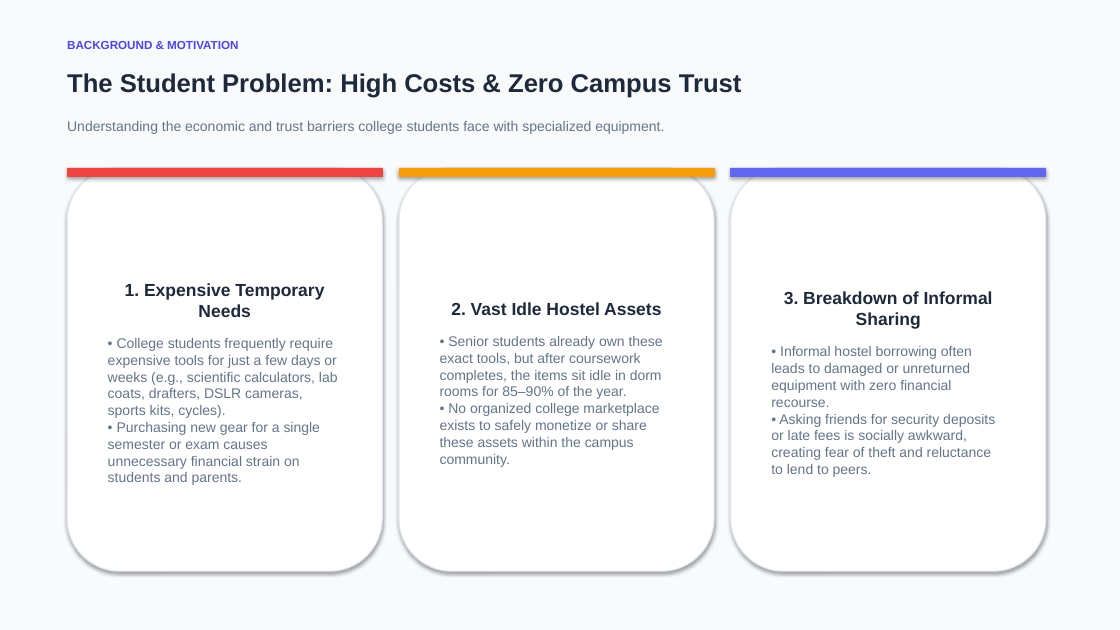
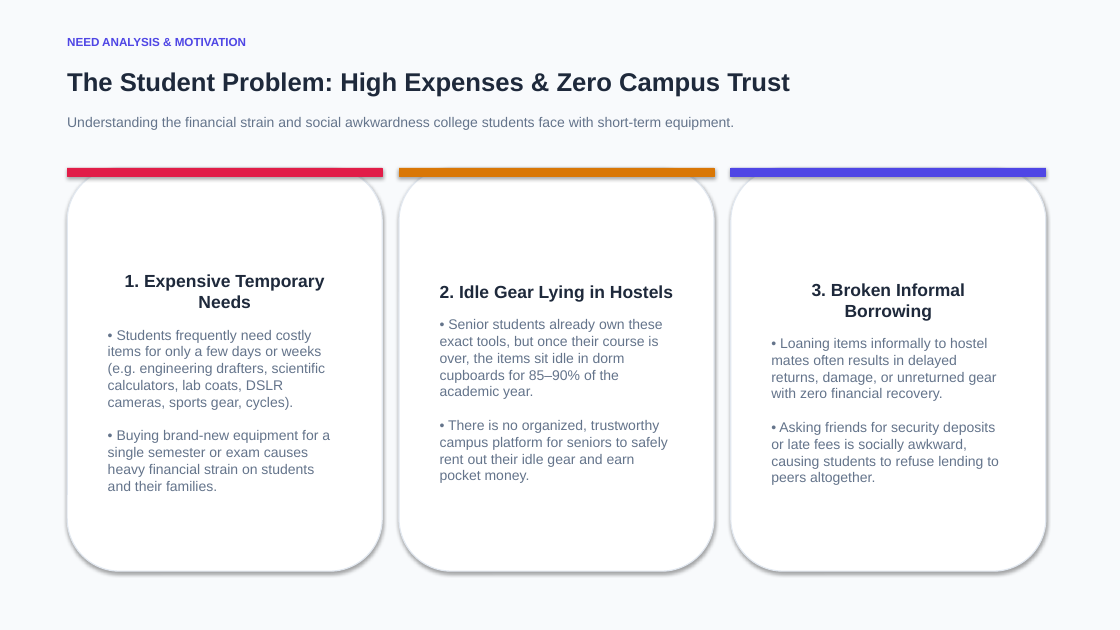
Before and after one commit to 21ambuj/PeerGear, a slide deck: slide 2 of PeerGear_Presentation.pptx. Drawn at 1120x630 pixels with LibreOffice and Linux fonts; fonts in the diff are those of the drawing. Boxes give left, top, right and bottom in pixels: in the first picture for what was removed or moved away, otherwise in the second. Text is boxed around its words. In the diff, an @@ line names an element or a change of style, - is before the commit and + after.

Commit message:
Regenerate presentation: 100% functionality-focused with zero code or schemas

```diff
--- a/PeerGear_Presentation.pptx
+++ b/PeerGear_Presentation.pptx
@@ text at <box>67,38,246,46</box>: text changed @@
-BACKGROUND & MOTIVATION
+NEED ANALYSIS & MOTIVATION
@@ text at <box>67,72,790,97</box>: text changed @@
-The Student Problem: High Costs & Zero Campus Trust
+The Student Problem: High Expenses & Zero Campus Trust
@@ text at <box>67,117,734,130</box>: text changed @@
-Understanding the economic and trust barriers college students face with specialized equipment.
+Understanding the financial strain and social awkwardness college students face with short-term equipment.
@@ rectangle at <box>67,168,382,176</box>: fill #EF4444 to #E11D48; outline #EF4444 0.75 pt to #E11D48 0.75 pt @@
@@ rectangle at <box>399,168,714,176</box>: fill #F59E0B to #D97706; outline #F59E0B 0.75 pt to #D97706 0.75 pt @@
@@ rectangle at <box>731,168,1046,176</box>: fill #6366F1 to #4F46E5; outline #6366F1 0.75 pt to #4F46E5 0.75 pt @@
@@ text in rounded rectangle at <box>440,285,673,483</box>: text changed @@
-2. Vast Idle Hostel Assets
-• Senior students already own these exact tools, but after coursework completes, the items sit idle in dorm rooms for 85–90% of the year.
-• No organized college marketplace exists to safely monetize or share these assets within the campus community.
+2. Idle Gear Lying in Hostels
+• Senior students already own these exact tools, but once their course is over, the items sit idle in dorm cupboards for 85–90% of the academic year.
+• There is no organized, trustworthy campus platform for seniors to safely rent out their idle gear and earn pocket money.
@@ text in rounded rectangle at <box>771,283,999,485</box>: text changed @@
-3. Breakdown of Informal Sharing
-• Informal hostel borrowing often leads to damaged or unreturned equipment with zero financial recourse.
-• Asking friends for security deposits or late fees is socially awkward, creating fear of theft and reluctance to lend to peers.
+3. Broken Informal Borrowing
+• Loaning items informally to hostel mates often results in delayed returns, damage, or unreturned gear with zero financial recovery.
+• Asking friends for security deposits or late fees is socially awkward, causing students to refuse lending to peers altogether.
@@ text in rounded rectangle at <box>108,330,330,491</box>: text changed @@
-• College students frequently require expensive tools for just a few days or weeks (e.g., scientific calculators, lab coats, drafters, DSLR cameras, sports kits, cycles).
-• Purchasing new gear for a single semester or exam causes unnecessary financial strain on students and parents.
+• Students frequently need costly items for only a few days or weeks (e.g. engineering drafters, scientific calculators, lab coats, DSLR cameras, sports gear, cycles).
+• Buying brand-new equipment for a single semester or exam causes heavy financial strain on students and their families.
```
Also in this commit, not shown: 1 other slide changed, 7 slides added, 7 slides removed, 1 other file.
